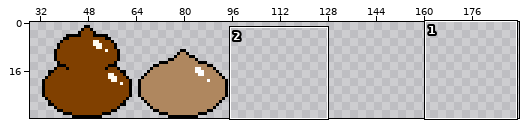
Sprite sheet -- image/item.png. Above: a wide view before the commit, with the close-up outlined.
Close-up. Earlier state:
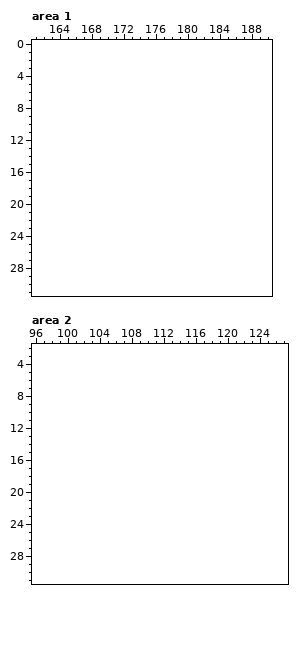
The file is 96x32 pixels. Colours within 5 levels of each other are drawn and written as one. Shown: area 1: x 161..190, y 0..31; area 2: x 96..127, y 2..31. The old version is drawn lined up with the new one, on the new canvas. The wide view leaves out empty margins. The commit also changed other parts of the picture, which this record leaves out.
And afterwards:
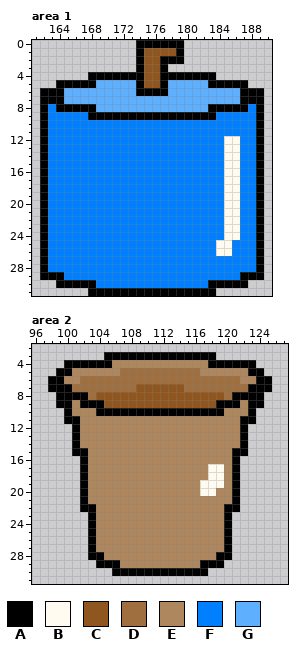
Palette (. is transparent): A #000000  B #fffbf0  C #8f571f  D #9f6f3f  E #af875f  F #0080ff  G #5fafff
Difference:
canvas 96x32 -> 192x32
--- area 1
@@ x 161..190 @@
- 0 ..............................
- 1 ..............................
- 2 ..............................
- 3 ..............................
- 4 ..............................
- 5 ..............................
- 6 ..............................
- 7 ..............................
- 8 ..............................
- 9 ..............................
-10 ..............................
-11 ..............................
-12 ..............................
-13 ..............................
-14 ..............................
-15 ..............................
-16 ..............................
-17 ..............................
-18 ..............................
-19 ..............................
-20 ..............................
-21 ..............................
-22 ..............................
-23 ..............................
-24 ..............................
-25 ..............................
-26 ..............................
-27 ..............................
-28 ..............................
-29 ..............................
-30 ..............................
-31 ..............................
+ 0 .............AAAAAA...........
+ 1 .............ACCCCA...........
+ 2 .............ACCAAA...........
+ 3 .............ACCA.............
+ 4 .......AAAAAAACCAAAAAAA.......
+ 5 ...AAAAAGGGGGACCAGGGGGAAAAA...
+ 6 .AAAGGGGGGGGGAAAAGGGGGGGGGAAA.
+ 7 .AAAGGGGGGGGGGGGGGGGGGGGGGAAA.
+ 8 .AFAAAAAGGGGGGGGGGGGGGAAAAAFA.
+ 9 .AFFFFFAAAAAAAAAAAAAAAAFFFFFA.
+10 .AFFFFFFFFFFFFFFFFFFFFFFFFFFA.
+11 .AFFFFFFFFFFFFFFFFFFFFFFFFFFA.
+12 .AFFFFFFFFFFFFFFFFFFFFFFBBFFA.
+13 .AFFFFFFFFFFFFFFFFFFFFFFBBFFA.
+14 .AFFFFFFFFFFFFFFFFFFFFFFBBFFA.
+15 .AFFFFFFFFFFFFFFFFFFFFFFBBFFA.
+16 .AFFFFFFFFFFFFFFFFFFFFFFBBFFA.
+17 .AFFFFFFFFFFFFFFFFFFFFFFBBFFA.
+18 .AFFFFFFFFFFFFFFFFFFFFFFBBFFA.
+19 .AFFFFFFFFFFFFFFFFFFFFFFBBFFA.
+20 .AFFFFFFFFFFFFFFFFFFFFFFBBFFA.
+21 .AFFFFFFFFFFFFFFFFFFFFFFBBFFA.
+22 .AFFFFFFFFFFFFFFFFFFFFFFBBFFA.
+23 .AFFFFFFFFFFFFFFFFFFFFFFBBFFA.
+24 .AFFFFFFFFFFFFFFFFFFFFFFBBFFA.
+25 .AFFFFFFFFFFFFFFFFFFFFFBBFFFA.
+26 .AFFFFFFFFFFFFFFFFFFFFFBBFFFA.
+27 .AFFFFFFFFFFFFFFFFFFFFFFFFFFA.
+28 .AFFFFFFFFFFFFFFFFFFFFFFFFFFA.
+29 .AAAFFFFFFFFFFFFFFFFFFFFFFAAA.
+30 ...AAAAAFFFFFFFFFFFFFFAAAAA...
+31 .......AAAAAAAAAAAAAAAA.......
--- area 2
@@ x 96..127 @@
  2 ................................
- 3 ................................
- 4 ................................
- 5 ................................
- 6 ................................
- 7 ................................
- 8 ................................
- 9 ................................
-10 ................................
-11 ................................
-12 ................................
-13 ................................
-14 ................................
-15 ................................
-16 ................................
-17 ................................
-18 ................................
-19 ................................
-20 ................................
-21 ................................
-22 ................................
-23 ................................
-24 ................................
-25 ................................
-26 ................................
-27 ................................
-28 ................................
-29 ................................
-30 ................................
+ 3 .........AAAAAAAAAAAAAA.........
+ 4 ....AAAAAAEEEEEEEEEEEEAAAAAA....
+ 5 ...AAEEEEEEDDDDDDDDDDEEEEEEAA...
+ 6 ..AAEEDDDDDDDDDDDDDDDDDDDDEEAA..
+ 7 ..AAADDDDDDDDCCCCCCDDDDDDDDAAA..
+ 8 ...AAAADCCCCCCCCCCCCCCCCDAAAA...
+ 9 ...AAEAAACCCCCCCCCCCCCCAAAEAA...
+10 ....AEEEAAAAAAAAAAAAAAAAEEEA....
+11 ....AAEEEEEEEEEEEEEEEEEEEEAA....
+12 .....AEEEEEEEEEEEEEEEEEEEEA.....
+13 .....AEEEEEEEEEEEEEEEEEEEEA.....
+14 .....AEEEEEEEEEEEEEEEEEEEEA.....
+15 .....AAEEEEEEEEEEEEEEEEEEAA.....
+16 ......AEEEEEEEEEEEEEEEEEEA......
+17 ......AEEEEEEEEEEEEEEEBBEA......
+18 ......AEEEEEEEEEEEEEEEBBEA......
+19 ......AEEEEEEEEEEEEEEBBBEA......
+20 ......AEEEEEEEEEEEEEEBBEEA......
+21 ......AEEEEEEEEEEEEEEEEEEA......
+22 ......AAEEEEEEEEEEEEEEEEAA......
+23 .......AEEEEEEEEEEEEEEEEA.......
+24 .......AEEEEEEEEEEEEEEEEA.......
+25 .......AEEEEEEEEEEEEEEEEA.......
+26 .......AEEEEEEEEEEEEEEEEA.......
+27 .......AEEEEEEEEEEEEEEEEA.......
+28 .......AAEEEEEEEEEEEEEEAA.......
+29 ........AAAEEEEEEEEEEAAA........
+30 ..........AAAAAAAAAAAA..........
 31 ................................
Changed places in both close-ups, as pixel boxes (x1, y1, x2, y2):
added: (40, 40, 264, 296)
added: (48, 352, 272, 576)
